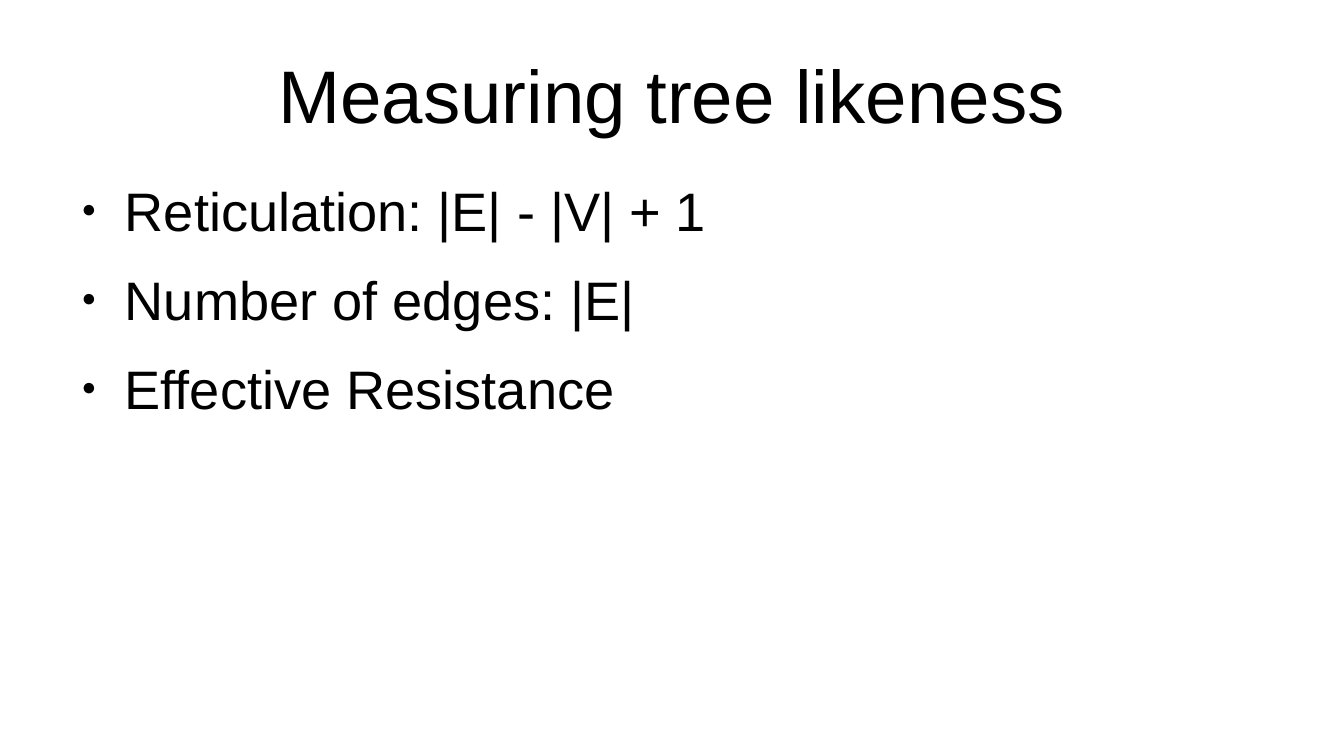
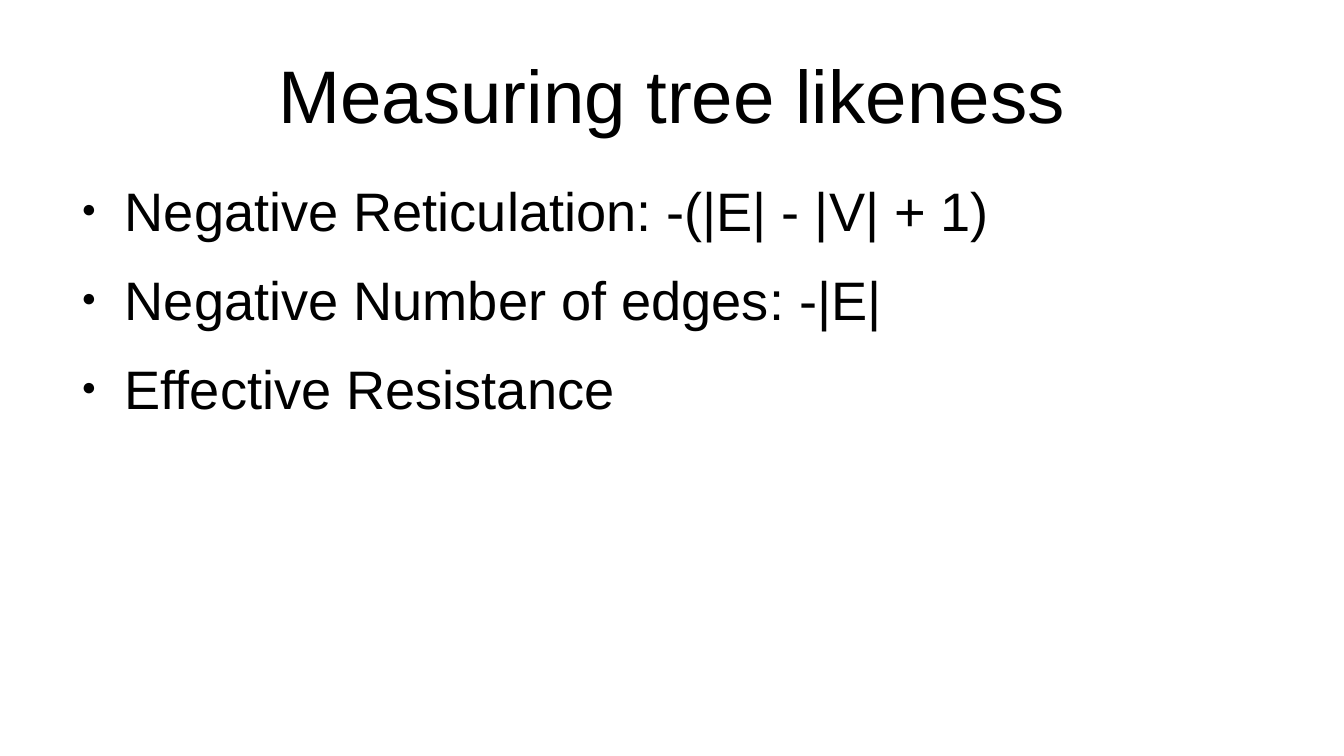
Before and after one commit to Maxisman/fortgeschrittene_Methoden_der_Bioinformatik, a slide deck: slide 2 of Code/Presentation/Task2/Task2_slides.odp (slide 5 before the commit). Drawn at 1344x756 pixels with LibreOffice and Linux fonts; fonts in the diff are those of the drawing. Boxes give left, top, right and bottom in pixels: in the first picture for what was removed or moved away, otherwise in the second. Text is boxed around its words. In the diff, an @@ line names an element or a change of style, - is before the commit and + after.

```diff
--- a/Code/Presentation/Task2/Task2_slides.odp
+++ b/Code/Presentation/Task2/Task2_slides.odp
@@ text at (125, 191, 989, 329): text changed @@
-● Reticulation: |E| - |V| + 1
-● Number of edges: |E|
+● Negative Reticulation: -(|E| - |V| + 1)
+● Negative Number of edges: -|E|
```
Also in this commit, not shown: 7 other slides changed, 5 slides added, 1 slide removed, 4 other files.
